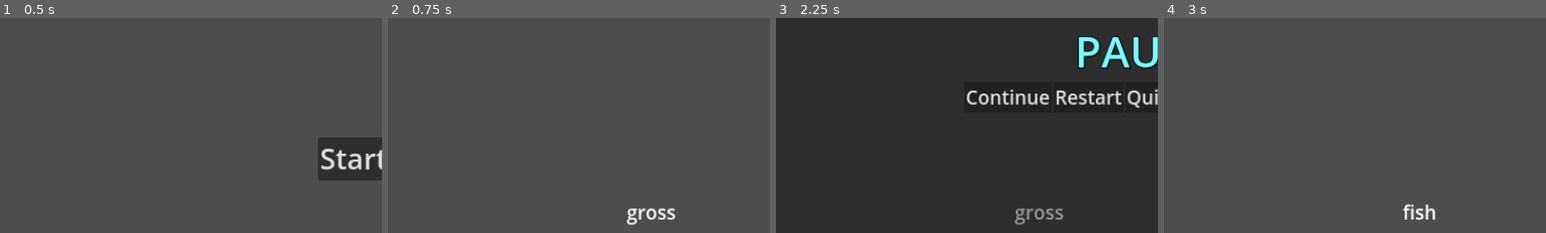
Above: before the commit, frames 1-4 (left to right).
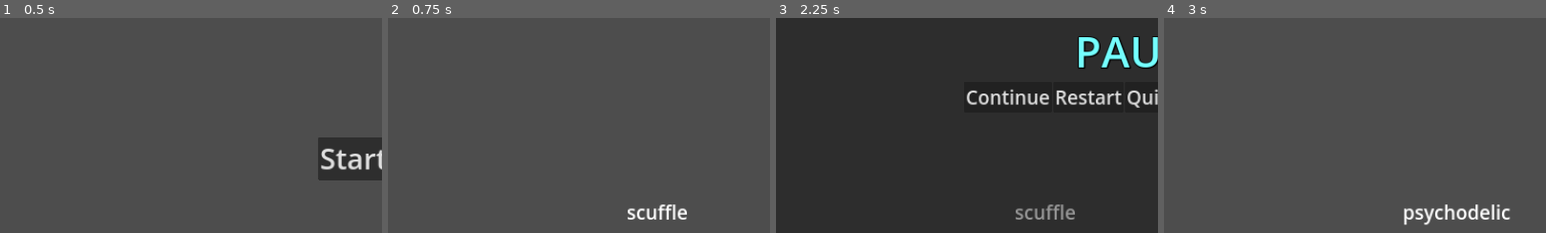
Above: after the commit, the same moments.

Repository: AndyDrewE/ChainLinkFencePost
Game: Godot game, scene res://Scenes/main_menu.tscn
Same seed, same stepped clock (60 frames per second), same inputs: the game is played once before the commit and once after it.
Inputs (mouse positions are % of the whole screen's width and height, from its top left):
- Up to frame 1 (0.5 s): no input
- Up to frame 2 (0.75 s): click "Start" at 0.5 s
- Up to frame 3 (2.25 s): click (50, 95) at 1.27 s; type "Alex" at 1.35 s; click "Pause Menu" at 2 s
- Up to frame 4 (3 s): click "Restart" at 2.75 s
The pictures show only the part of the screen within x 0-50%, y 39-89%; the shares and areas given below are measured in that part.

Frame 1 is identical in both runs. In frame 2, 0.6% of the frame differs, in the area x 62-79%, y 86-97%; in frame 3, 0.5%; in frame 4, 1.0%, in the area x 62-91%, y 86-97%.

Commit message:
Fixed path

Diff:
--- a/Scripts/GameController.gd
+++ b/Scripts/GameController.gd
@@ -14,7 +14,7 @@
 var paused = false
 
 func _ready():
-	var file_path = "res://word_pairs_100k.txt" # Adjust path as needed
+	var file_path = "res://two_word_phrases.txt" # Adjust path as needed
 	word_pairs = load_word_pairs(file_path)
 
 	# Key the word dictionary
Not shown, changed: two_word_phrases.txt
